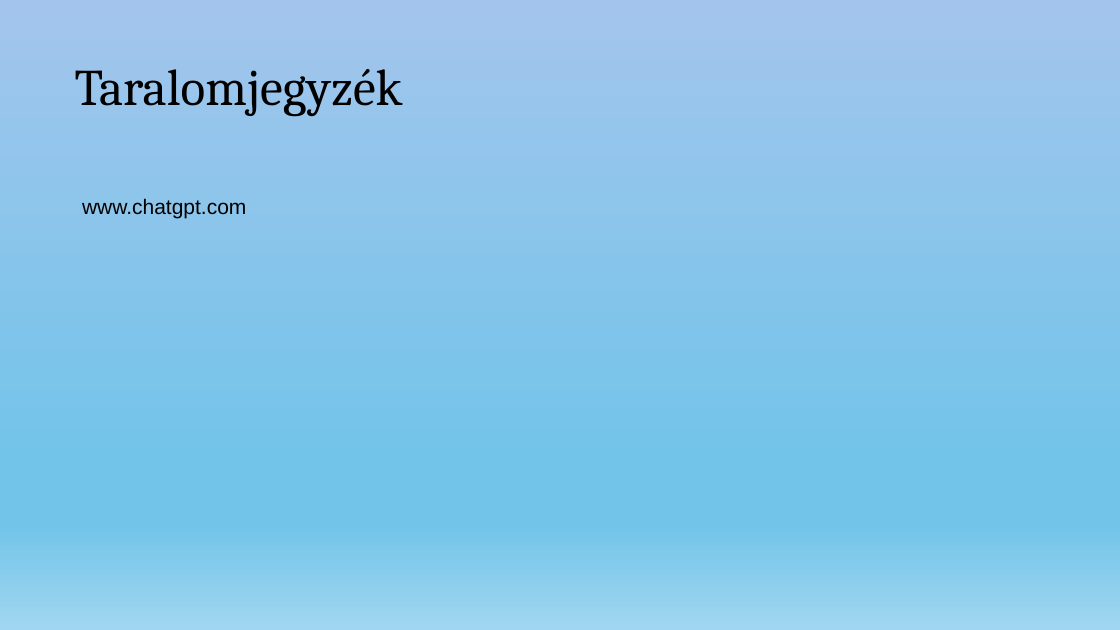
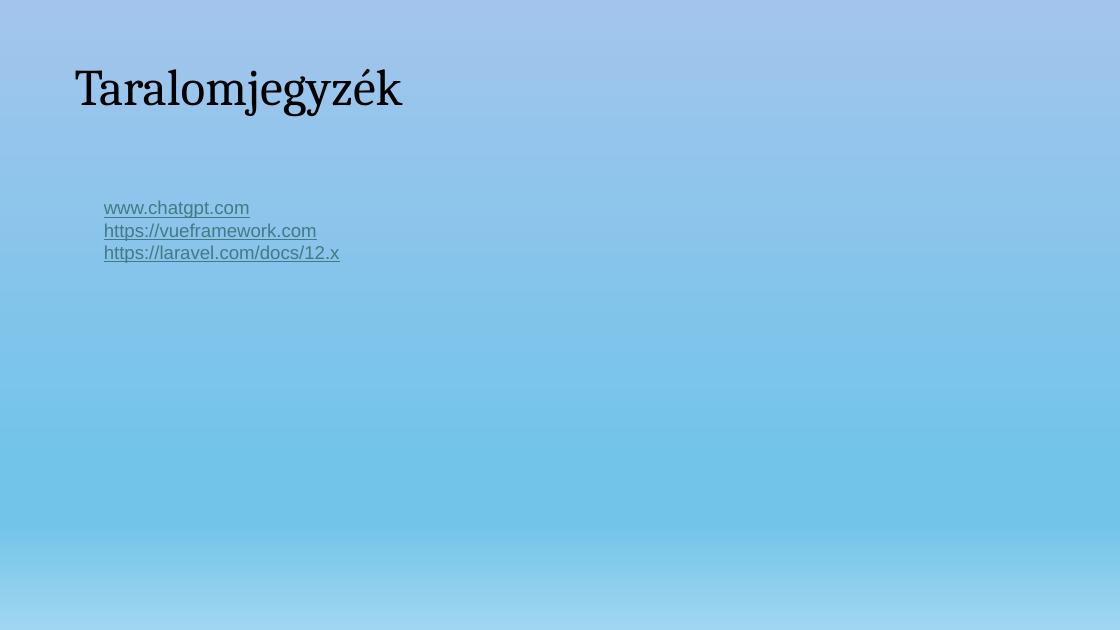
Before and after one commit to nagyls/13_S2_5_vizsgaremek, a slide deck: slide 14 of dokumentumok/Prezentáció_NagyLevedSamuel_TothTamas.pptx. Drawn at 1120x630 pixels with LibreOffice and Linux fonts; fonts in the diff are those of the drawing. Boxes give left, top, right and bottom in pixels: in the first picture for what was removed or moved away, otherwise in the second. Text is boxed around its words. In the diff, an @@ line names an element or a change of style, - is before the commit and + after.

Commit message:
ppt

```diff
--- a/dokumentumok/Prezentáció_NagyLevedSamuel_TothTamas.pptx
+++ b/dokumentumok/Prezentáció_NagyLevedSamuel_TothTamas.pptx
@@ text "www.chatgpt.com": place and size @@
-text "www.chatgpt.com" at [82,198,246,219]
+text "www.chatgpt.com" at [104,200,340,263]
@@ text at [104,200,250,218]: size 18 to 16 pt, text colour #000000 to #467886, underline on in "www.chatgpt.com" @@
@@ text at [104,223,340,263]: paragraphs added @@
+https://vueframework.com
+https://laravel.com/docs/12.x
```
Also in this commit, not shown: 1 other slide changed.
